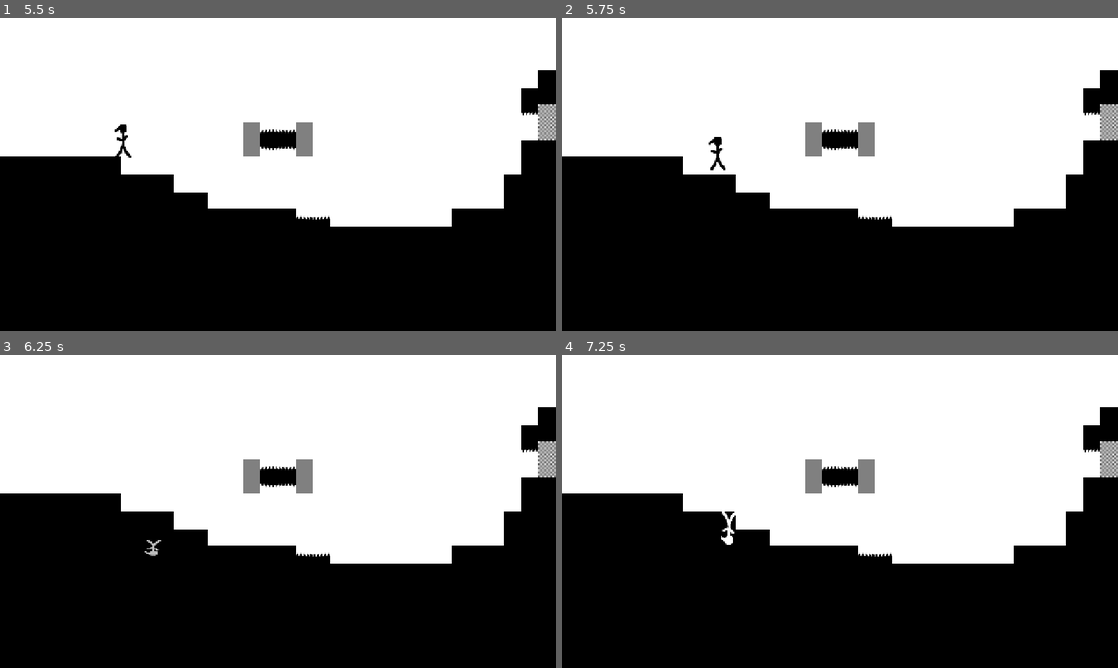
Above: before the commit, frames 1-4 (two rows, left to right).
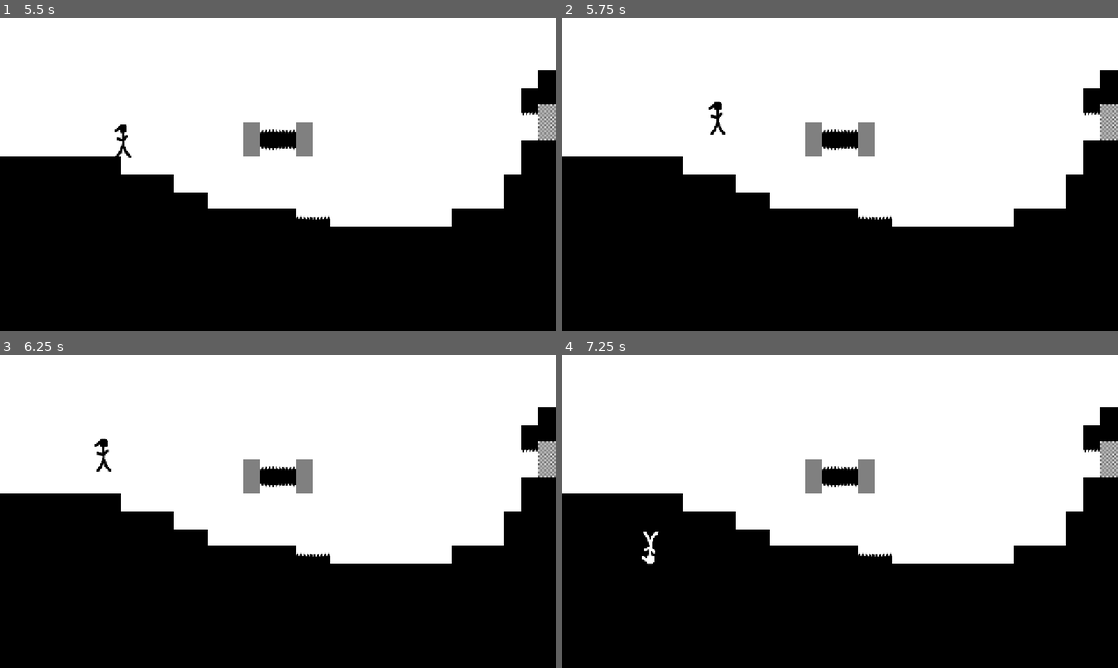
Above: after the commit, the same moments.

Repository: KIT-GameJam/FlipFlop
Game: Godot game, scene res://core/gamemanager.tscn
The game is run twice, just before and just after one commit, with the same random seed, the same clock (stepped at 60 frames per second) and the same inputs.
Inputs (mouse positions are in pixels of both pictures, inside the frame that each line leads up to):
- Up to frame 1 (5.5 s): click "Start" at 0.5 s; click "Continue" at 1.25 s; tap Enter at 2 s; move the mouse to (305, 174) at 2.02 s; hold D (move_right) 2.03-3.53 s; tap E (flip) at 2.1, 3.05, 3.6, 4.35 s; tap W (jump) at 2.27, 2.3, 2.57, 2.85, 3.02, 3.32, 3.8, 4.52, 4.82, 5.1, 5.27 s; move the mouse to (250, 174) at 2.77 s; move the mouse to (289, 168) at 3.52 s; hold A (move_left) 3.53-4.28 s; move the mouse to (272, 180) at 4.27 s; hold D (move_right) from 4.28 s (still down); move the mouse to (316, 177) at 5.02 s
- Up to frame 2 (5.75 s): keep holding D (move_right); tap W (jump) at 5.57 s
- Up to frame 3 (6.25 s): move the mouse to (233, 508) at 5.77 s; release D (move_right) at 5.78 s; hold A (move_left) from 5.78 s (still down); tap E (flip) at 5.85 s; tap W (jump) at 6.02 s
- Up to frame 4 (7.25 s): tap W (jump) at 6.32, 6.8 s; move the mouse to (845, 511) at 6.52 s; release A (move_left) at 6.53 s; hold D (move_right) from 6.53 s (still down); tap E (flip) at 6.6 s

Frame 1 is identical in both runs. In frame 2, 0.3% of the frame differs, in the area x 26-30%, y 26-49%; in frame 3, 0.2%; in frame 4, 0.3%.

Commit message:
implement Coyote Time

Diff:
--- a/entities/player.gd
+++ b/entities/player.gd
@@ -5,10 +5,13 @@
 @onready var animation_player: AnimationPlayer = $AnimationPlayer
 @onready var collision_shape: CollisionShape2D = $CollisionShape2D
 @onready var flipped: bool = false
-@onready var in_flipping_animation = false
+@onready var in_flipping_animation: bool = false
 
 const SPEED: float = 300.0
 const JUMP_VELOCITY: float = -400.0
+const COYOTE_TIME: float = 0.15
+
+var coyote_timer: float = 0.0
 
 func _ready():
 	sprite.modulate = Color.BLACK
@@ -47,20 +50,29 @@
 
 func _fail_flip():
 	animation_player.play("flipflop_up" if flipped else "flipflop_down")
+	in_flipping_animation = true
 
 func _get_flipped_integer() -> int:
 	return 1 if flipped else -1
 
 func _physics_process(delta: float) -> void:
 	var on_ground: bool = is_on_ground()
+
+	if on_ground:
+		coyote_timer = COYOTE_TIME
+	else:
+		coyote_timer -= delta
+
 	# Add the gravity.
 	if not on_ground:
 		velocity += get_gravity() * delta * (-1 if flipped else 1)
 
-	if Input.is_action_just_pressed("jump") and on_ground:
+	if Input.is_action_just_pressed("jump") and coyote_timer > 0:
 		velocity.y = JUMP_VELOCITY * (-1 if flipped else 1)
-	elif Input.is_action_just_pressed("flip") and on_ground:
+		coyote_timer = 0
+	elif Input.is_action_just_pressed("flip") and coyote_timer > 0:
 		flip()
+		coyote_timer = 0
 
 	if not in_flipping_animation:
 		var direction := Input.get_axis("move_left", "move_right")
